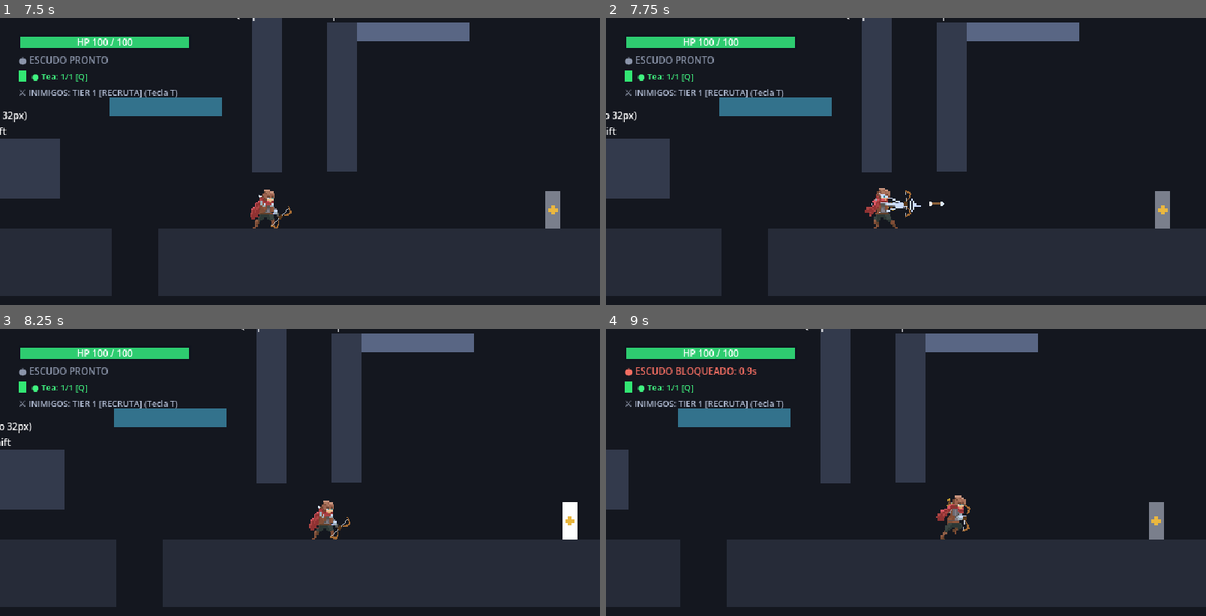
Above: before the commit, frames 1-4 (two rows, left to right).
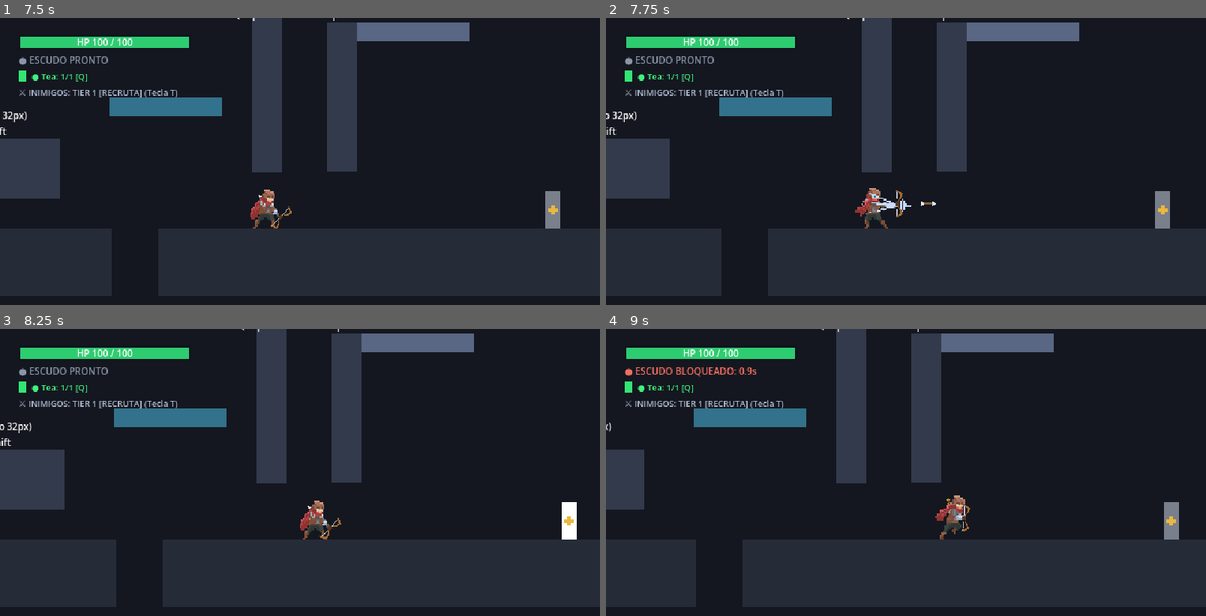
Above: after the commit, the same moments.

Repository: Theadrill/Godot-Roguelike-Prototype
Game: Godot game, scene res://src/world/movement_gym.tscn
The game is run twice, just before and just after one commit, with the same random seed, the same clock (stepped at 60 frames per second) and the same inputs.
Inputs (mouse positions are in pixels of both pictures, inside the frame that each line leads up to):
- Up to frame 1 (7.5 s): tap A (move_left) at 0.5, 1.25, 2, 3.5, 4.25 s; move the mouse to (432, 170) at 0.52 s; press the mouse at (432, 170) at 0.53 s; hold D (move_right) 0.53-2.03 s; tap Space (jump) at 0.77, 1.52, 3.02, 3.77, 4.52, 6.02, 6.77 s; move the mouse to (180, 204) at 1.27 s; release the mouse at (180, 204) at 1.28 s; right-click (180, 204) at 1.35 s; move the mouse to (360, 112) at 2.02 s; hold A (move_left) 2.03-2.78 s; tap Q (heal) at 2.1 s; move the mouse to (270, 253) at 2.77 s; hold D (move_right) 2.78-4.28 s; tap E (interact) at 2.85 s; click (270, 253) at 2.92 s; move the mouse to (480, 236) at 3.52 s; hold Keypad 2 (look_down) 3.53-4.28 s; move the mouse to (120, 135) at 4.27 s; hold A (move_left) 4.28-5.03 s; tap Keypad 4 (look_left) at 4.35 s; move the mouse to (330, 187) at 5.02 s; hold D (move_right) 5.03-5.78 s; tap Keypad 6 (look_right) at 5.1 s; click (330, 187) at 5.17 s; move the mouse to (210, 101) at 5.77 s; hold A (move_left) 5.78-7.28 s; tap Keypad 8 (look_up) at 5.85 s; move the mouse to (432, 170) at 6.52 s; hold Shift (roll) 6.53-7.28 s; move the mouse to (180, 204) at 7.27 s; hold D (move_right) from 7.28 s (still down); tap 1 (swap_weapon) at 7.35 s; click (180, 204) at 7.42 s
- Up to frame 2 (7.75 s): keep holding D (move_right); tap Space (jump) at 7.52 s
- Up to frame 3 (8.25 s): keep holding D (move_right); move the mouse to (360, 423) at 8.02 s; tap J at 8.1 s
- Up to frame 4 (9 s): keep holding D (move_right); move the mouse to (876, 564) at 8.77 s; tap K at 8.85 s

Frame 1 is identical in both runs. In frame 2, 0.7% of the frame differs, in the area x 41-57%, y 59-74%; in frame 3, 0.6%; in frame 4, 8.7%, in the area x 0-96%, y 0-97%.

Commit message:
perf(combat): cache socket/energize profiles, preload combat scenes, and lock bow ground movement

Diff:
--- a/src/combat/shield_data.gd
+++ b/src/combat/shield_data.gd
@@ -9,13 +9,20 @@
 ## Perfil predefinido de ancoragem do escudo (shield, shield_2).
 @export_enum("shield", "shield_2") var socket_profile: String = "shield"
 
+var _cached_socket_profile: WeaponSocketProfile = null
+var _cached_socket_profile_name: String = ""
+
 func get_socket_profile() -> WeaponSocketProfile:
 	if custom_socket_profile:
 		return custom_socket_profile
+	if _cached_socket_profile and _cached_socket_profile_name == socket_profile:
+		return _cached_socket_profile
 	var profile_res_path := "res://src/entities/equipment/socket_profiles/%s.tres" % socket_profile
 	if ResourceLoader.exists(profile_res_path):
 		var prof := load(profile_res_path) as WeaponSocketProfile
 		if prof:
+			_cached_socket_profile = prof
+			_cached_socket_profile_name = socket_profile
 			return prof
 	return null
 
--- a/src/combat/weapon_data.gd
+++ b/src/combat/weapon_data.gd
@@ -73,15 +73,24 @@
 ## Carrega automaticamente 'res://src/entities/equipment/socket_profiles/<nome>.tres' quando 'custom_socket_profile' está vazio.
 @export_enum("sword", "sword_2", "dagger", "dagger_2", "hammer", "hammer_2", "axe", "axe_2", "staff", "staff_2", "bow", "bow_2", "crossbow", "crossbow_2") var socket_profile: String = "sword"
 
+var _cached_socket_profile: WeaponSocketProfile = null
+var _cached_socket_profile_name: String = ""
+
 func get_socket_profile() -> WeaponSocketProfile:
 	if custom_socket_profile:
 		return custom_socket_profile
+	if _cached_socket_profile and _cached_socket_profile_name == socket_profile:
+		return _cached_socket_profile
 	var profile_res_path := "res://src/entities/equipment/socket_profiles/%s.tres" % socket_profile
 	if ResourceLoader.exists(profile_res_path):
 		var prof := load(profile_res_path) as WeaponSocketProfile
 		if prof:
+			_cached_socket_profile = prof
+			_cached_socket_profile_name = socket_profile
 			return prof
-	return load("res://src/entities/equipment/socket_profiles/sword.tres") as WeaponSocketProfile
+	_cached_socket_profile = load("res://src/entities/equipment/socket_profiles/sword.tres") as WeaponSocketProfile
+	_cached_socket_profile_name = socket_profile
+	return _cached_socket_profile
 
 @export_group("Combo & Attack Set (Moveset)")
 
@@ -203,17 +212,26 @@
 ## [Legado] Cor de fallback caso nenhum EnergizeProfile seja encontrado.
 @export var charge_energy_color: Color = Color(0.2, 0.9, 1.0, 1.0)
 
+var _cached_energize_profile: EnergizeProfile = null
+var _cached_energize_profile_name: String = ""
+
 func get_energize_profile() -> EnergizeProfile:
 	if custom_energize_profile:
 		return custom_energize_profile
+	if _cached_energize_profile and _cached_energize_profile_name == energize_profile:
+		return _cached_energize_profile
 	var prof_path := "res://src/combat/energize_profiles/%s.tres" % energize_profile
 	if ResourceLoader.exists(prof_path):
 		var prof := load(prof_path) as EnergizeProfile
 		if prof:
+			_cached_energize_profile = prof
+			_cached_energize_profile_name = energize_profile
 			return prof
 	var fallback_path := "res://src/combat/energize_profiles/glow_and_bigger.tres"
 	if ResourceLoader.exists(fallback_path):
-		return load(fallback_path) as EnergizeProfile
+		_cached_energize_profile = load(fallback_path) as EnergizeProfile
+		_cached_energize_profile_name = energize_profile
+		return _cached_energize_profile
 	return null
 
 const _CHARGE_SUB_PROPERTIES: Array[StringName] = [
--- a/src/entities/enemies/ranged/archer/states/shoot_state.gd
+++ b/src/entities/enemies/ranged/archer/states/shoot_state.gd
@@ -4,6 +4,8 @@
 ## Archer Shoot State:
 ## Looses the physical arrow matching the 3-signal attack type (Normal / Heavy / Perilous),
 ## manages tactical recovery, and transitions to kite or re-aim.
+
+const PROJECTILE_SCENE: PackedScene = preload("res://src/combat/projectile.tscn")
 
 var archer: Archer
 var recovery_timer: float = 0.0
@@ -103,7 +105,7 @@
 	if not is_instance_valid(player):
 		return
 
-	var proj_scene := load("res://src/combat/projectile.tscn") as PackedScene
+	var proj_scene: PackedScene = PROJECTILE_SCENE
 	if not proj_scene:
 		return
 
--- a/src/entities/player/states/ground_slam_state.gd
+++ b/src/entities/player/states/ground_slam_state.gd
@@ -3,6 +3,8 @@
 
 ## Aerial Ground Slam (Down + Jump in mid-air):
 ## Freezes horizontal speed, drives vertically down at 950 px/s, and creates a radial impact shockwave on floor touch.
+
+const SHOCKWAVE_SCENE: PackedScene = preload("res://src/combat/radial_shockwave.tscn")
 
 var player: Player
 var has_impacted: bool = false
@@ -101,7 +103,7 @@
 	)
 
 	# Spawn RadialShockwave with area damage
-	var shockwave_scene := load("res://src/combat/radial_shockwave.tscn") as PackedScene
+	var shockwave_scene: PackedScene = SHOCKWAVE_SCENE
 	if shockwave_scene:
 		var sw := shockwave_scene.instantiate() as RadialShockwave
 		sw.global_position = player.global_position + Vector2(0.0, -4.0)
--- a/src/entities/player/states/guard_state.gd
+++ b/src/entities/player/states/guard_state.gd
@@ -4,6 +4,8 @@
 ## Guard & Parry State:
 ## Implements active 120ms perfect parry window, continuous simple guard with chip damage,
 ## guard breaks against red attacks, and strict 1.0s spam penalty on whiff.
+
+const SHOCKWAVE_SCENE: PackedScene = preload("res://src/combat/radial_shockwave.tscn")
 
 var player: Player
 
@@ -124,7 +126,7 @@
 		# Forge Modifier & Death Blessing: Repulsion / Spectral Shockwave
 		var has_spectral: bool = player.has_meta("mod_onda_espectral") and player.get_meta("mod_onda_espectral")
 		if (player.shield and player.shield.has_repulsion_modifier) or has_spectral:
-			var shockwave_scene := load("res://src/combat/radial_shockwave.tscn") as PackedScene
+			var shockwave_scene: PackedScene = SHOCKWAVE_SCENE
 			if shockwave_scene:
 				var sw := shockwave_scene.instantiate() as RadialShockwave
 				sw.global_position = player.global_position + Vector2(0.0, -18.0)
--- a/src/entities/player/states/ranged_attack_state.gd
+++ b/src/entities/player/states/ranged_attack_state.gd
@@ -4,6 +4,8 @@
 ## Ranged Attack State for Bow and Crossbow:
 ## Implements continuous fire (holding button to continuously loose arrows/bolts),
 ## charge mechanics for charge weapons/spells, directional aiming, and tactical recovery.
+
+const DEFAULT_PROJECTILE_SCENE: PackedScene = preload("res://src/combat/projectile.tscn")
 
 var player: Player
 
@@ -122,11 +124,13 @@
 				var span: float = float(5 - start_f)
 				var draw_frame: int = clampi(start_f + int(floor(charge_progress * span)), start_f, 4)
 				if player.player_sprite:
-					if player.player_sprite.animation != &"bow_attack":
+					var anim_switched: bool = player.player_sprite.animation != &"bow_attack"
+					if anim_switched:
 						player.play_animation(&"bow_attack")
 						player.player_sprite.pause()
-					player.player_sprite.frame = draw_frame
-				player._update_weapon_socket_for_frame(&"bow_attack", draw_frame)
+					if anim_switched or player.player_sprite.frame != draw_frame:
+						player.player_sprite.frame = draw_frame
+						player._update_weapon_socket_for_frame(&"bow_attack", draw_frame)
 				if player.main_hand_socket and is_aiming_up:
 					player.main_hand_socket.rotation_degrees = -45.0 + jitter
 			else:
@@ -136,17 +140,12 @@
 			# Energizing glow & particle FX controlled by WeaponData's EnergizeProfile
 			player.update_weapon_energize(charge_progress, _charge_base_weapon_scale)
 
-			# Slow tactical movement while aiming bow on floor; planted stance while channeling staff
+			# Planted stance while aiming/charging on floor (matches Dead Cells bow/spell lock)
 			if player.is_on_floor():
 				var move_dir := Input.get_axis("move_left", "move_right")
-				if is_spell:
-					player.velocity.x = move_toward(player.velocity.x, 0.0, 800.0 * delta)
-					if move_dir != 0.0:
-						player.update_facing(move_dir)
-				else:
-					player.velocity.x = move_toward(player.velocity.x, move_dir * (player.run_speed * 0.4), 800.0 * delta)
-					if move_dir != 0.0:
-						player.update_facing(move_dir)
+				player.velocity.x = move_toward(player.velocity.x, 0.0, 800.0 * delta)
+				if move_dir != 0.0:
+					player.update_facing(move_dir)
 			else:
 				player.velocity.x = move_toward(player.velocity.x, 0.0, 300.0 * delta)
 
@@ -254,7 +253,7 @@
 
 	var weapon := player.weapon
 	var is_spell: bool = weapon.weapon_category == WeaponData.WeaponCategory.RANGED_SPELL
-	var proj_scene: PackedScene = weapon.projectile_scene if weapon.projectile_scene else load("res://src/combat/projectile.tscn")
+	var proj_scene: PackedScene = weapon.projectile_scene if weapon.projectile_scene else DEFAULT_PROJECTILE_SCENE
 	if not proj_scene:
 		_exit_to_movement()
 		return
